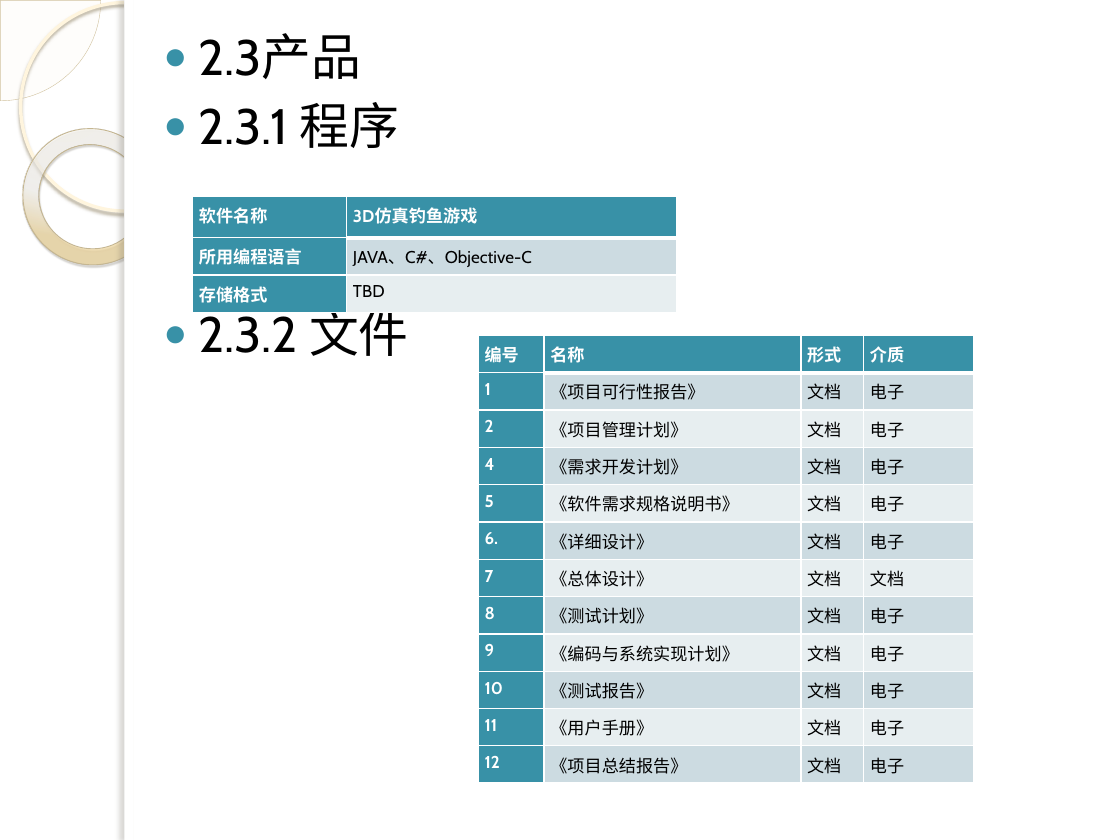
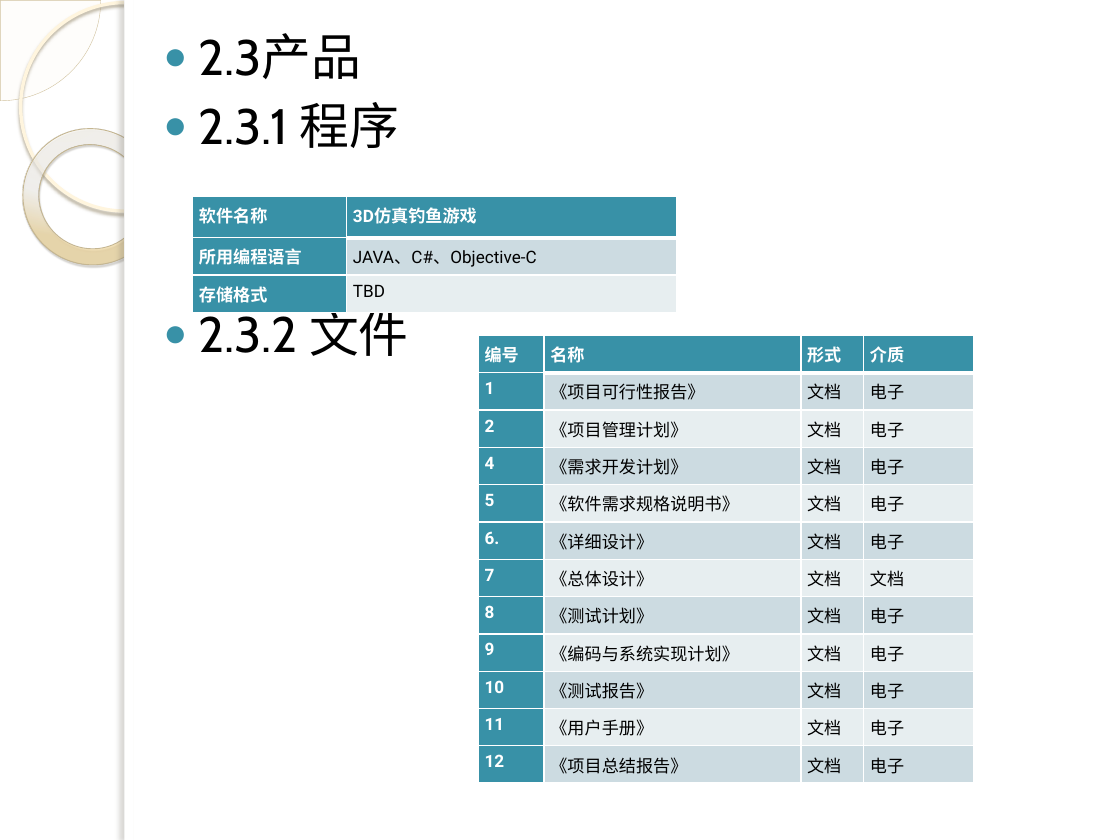
Before and after one commit to 3d-fishing/3D-app, a slide deck: slide 7 of 需求分析.pptx. Drawn at 1120x840 pixels with LibreOffice and Linux fonts; fonts in the diff are those of the drawing; background and template pictures are left out. Boxes give left, top, right and bottom in pixels: in the first picture for what was removed or moved away, otherwise in the second. Text is boxed around its words. In the diff, an @@ line names an element or a change of style, - is before the commit and + after.

```diff
--- a/需求分析.pptx
+++ b/需求分析.pptx
@@ table at [193,196,678,307] @@
@@ font Cabin to Roboto @@
@@ table at [478,336,973,778] @@
@@ font Cabin to Roboto @@
```
Also in this commit, not shown: 25 other slides changed, 1 slide added, 1 other file.
